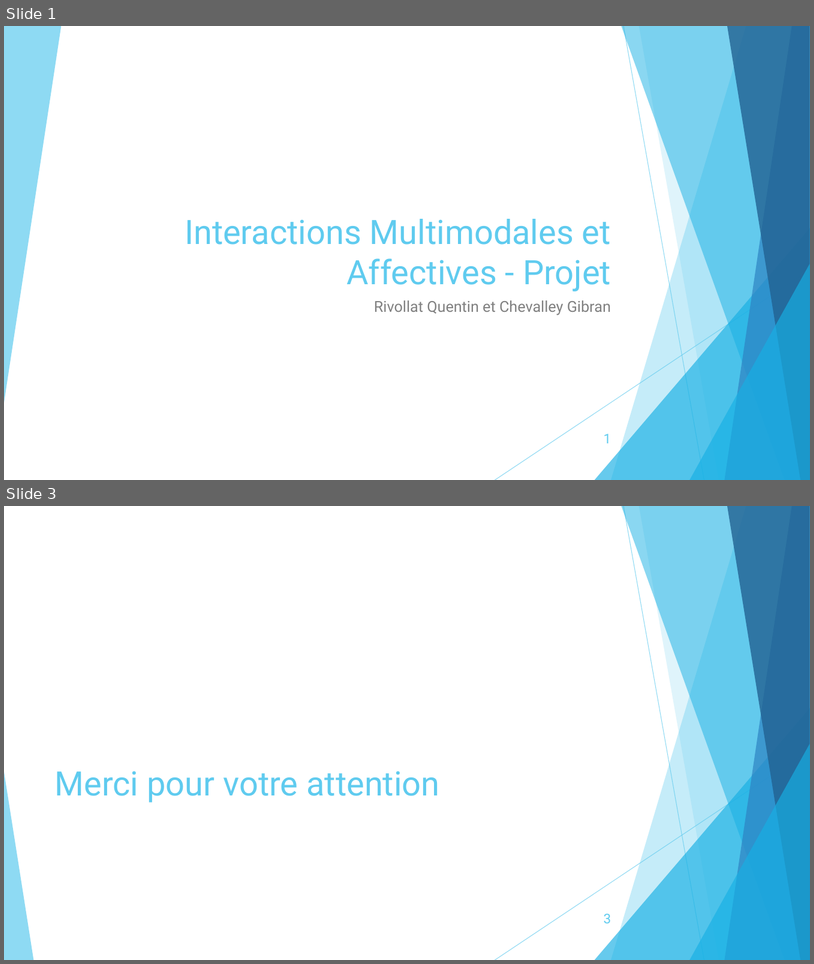
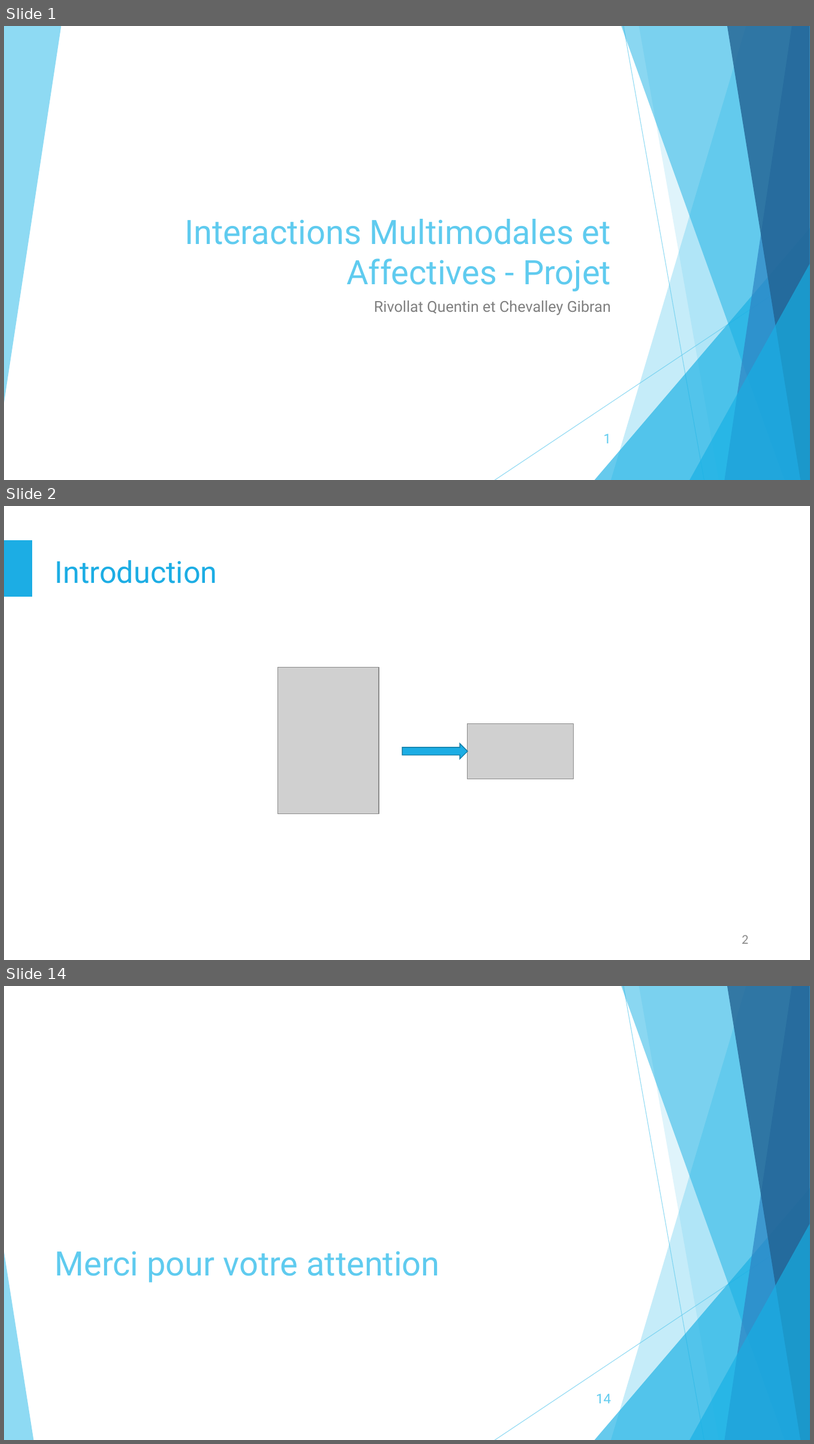
Before and after one commit to LunarX/ProjectTime, a slide deck: Documents/Presentation_final_1.pptx. Shown one above the other, each under a label of ours: slides 1 and 3 before the commit, slides 1, 2 and 14 after it; the slides between them are not shown. The pictures are 814x964 and 814x1444 pixels, drawn with LibreOffice and Linux fonts; fonts in the diff are those of the drawing; grey boxes stand for pictures. Boxes give left, top, right and bottom in pixels: in the first picture for what was removed or moved away, otherwise in the second. Text is boxed around its words. In the diff, an @@ line names an element or a change of style, - is before the commit and + after.

```diff
--- a/Documents/Presentation_final_1.pptx
+++ b/Documents/Presentation_final_1.pptx
@@ slide 2 added at (4,506,810,960), background #FFFFFF @@
@@ rectangle added at (4,540,32,596), fill #1CADE4, outline #1CADE4 1 pt @@
@@ title added at (55,560,218,583), 36 pt, text #1CADE4 @@
+Introduction
@@ picture added at (278,667,380,813) @@
@@ picture added at (468,723,574,779) @@
@@ right arrow added at (402,743,468,759), fill #1CADE4, outline #1580A9 1 pt @@
@@ page number added at (742,934,749,943), 16 pt, text #8C8C8C @@
+2
@@ what was slide 3 is now slide 14 @@
@@ page number at (596,1393,611,1403): text changed @@
-3
+14
```
Also in this commit, not shown: 11 other slides added, 1 slide removed.
